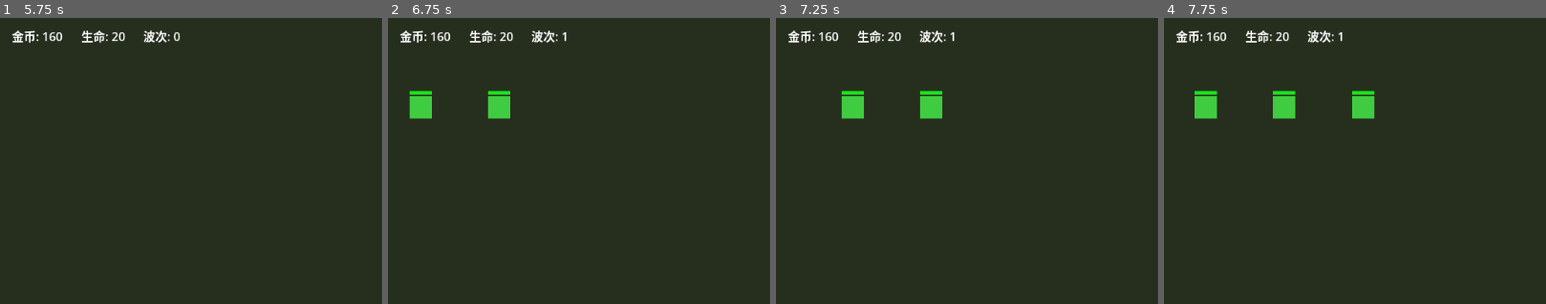
Above: before the commit, frames 1-4 (left to right).
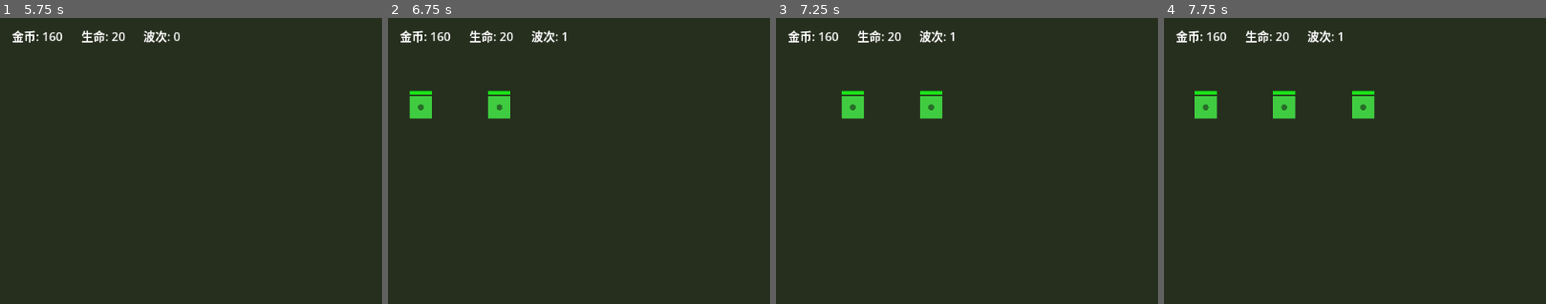
Above: after the commit, the same moments.

Repository: liang04/TowerDefense
Game: Godot game, scene res://scenes/main.tscn
Same seed, same stepped clock (60 frames per second), same inputs: the game is played once before the commit and once after it.
Inputs (mouse positions are % of the whole screen's width and height, from its top left):
- Up to frame 1 (5.75 s): click "开始游戏" at 0.5 s; tap Enter at 1.25, 4.25 s; move the mouse to (72, 45) at 1.27 s; tap P at 1.35 s; click (72, 45) at 1.42 s; tap Space at 1.52, 3.5, 3.77, 5, 5.27 s; click "重新开始" at 2 s; click "开始游戏" at 2.75 s; move the mouse to (30, 55) at 3.52 s; tap 1 at 3.6 s; click (30, 55) at 3.67 s; move the mouse to (60, 28) at 4.27 s; tap 2 at 4.35 s; click (60, 28) at 4.42 s; move the mouse to (45, 70) at 5.02 s; tap 3 at 5.1 s; click (45, 70) at 5.17 s
- Up to frame 2 (6.75 s): tap Enter at 5.75 s; move the mouse to (80, 65) at 5.77 s; tap U at 5.85 s; click (80, 65) at 5.92 s; tap Space at 6.02 s; move the mouse to (20, 35) at 6.52 s; tap X at 6.6 s; click (20, 35) at 6.67 s
- Up to frame 3 (7.25 s): tap Space at 6.77 s
- Up to frame 4 (7.75 s): move the mouse to (55, 50) at 7.27 s; tap R at 7.35 s; click (55, 50) at 7.42 s
The pictures show only the part of the screen within x 0-50%, y 0-50%; the shares and areas given below are measured in that part.

Frame 1 is identical in both runs. In frame 2, less than 0.1% of the frame differs, in the area x 7-30%, y 30-33%; in frame 3, less than 0.1%; in frame 4, less than 0.1%, in the area x 10-53%, y 30-33%.

Commit message:
Add procedural sounds and clearer shapes

Diff:
--- a/scenes/main.tscn
+++ b/scenes/main.tscn
@@ -1,8 +1,9 @@
-[gd_scene load_steps=4 format=3]
+[gd_scene load_steps=5 format=3]
 
 [ext_resource type="Script" path="res://scripts/main.gd" id="1"]
 [ext_resource type="Script" path="res://scripts/wave_spawner.gd" id="2"]
 [ext_resource type="Script" path="res://scripts/hud.gd" id="3"]
+[ext_resource type="Script" path="res://scripts/sfx.gd" id="4"]
 
 [node name="Main" type="Node2D"]
 script = ExtResource("1")
@@ -19,6 +20,9 @@
 [node name="Projectiles" type="Node2D" parent="."]
 
 [node name="Effects" type="Node2D" parent="."]
+
+[node name="Sfx" type="Node" parent="."]
+script = ExtResource("4")
 
 [node name="WaveSpawner" type="Node" parent="."]
 script = ExtResource("2")
--- a/scripts/enemy.gd
+++ b/scripts/enemy.gd
@@ -110,7 +110,6 @@
 
 ## ---- 绘制（用色块代替美术资源） ----
 func _draw() -> void:
-	var rect := Rect2(-15, -15, 30, 30)
 	var color: Color
 
 	if hp > max_hp * 0.6:
@@ -123,7 +122,20 @@
 	if _hit_flash_timer > 0.0:
 		color = color.lerp(Color.WHITE, 0.65)
 
-	draw_rect(rect, color)
+	if enemy_type == "runner":
+		var runner_shape := PackedVector2Array([
+			Vector2(0, -18), Vector2(18, 0), Vector2(0, 18), Vector2(-18, 0)
+		])
+		draw_polygon(runner_shape, PackedColorArray([color]))
+		draw_circle(Vector2(0, 0), 5.0, Color(0.12, 0.12, 0.08, 0.65))
+	elif enemy_type == "tank":
+		draw_rect(Rect2(-19, -17, 38, 34), Color(0.12, 0.1, 0.08))
+		draw_rect(Rect2(-16, -14, 32, 28), color)
+		draw_line(Vector2(-10, -3), Vector2(10, -3), Color(0.18, 0.16, 0.13), 3.0)
+	else:
+		draw_rect(Rect2(-15, -15, 30, 30), color)
+		draw_circle(Vector2(0, 0), 4.0, Color(0.08, 0.12, 0.08, 0.55))
+
 	if _slow_timer > 0.0:
 		draw_rect(Rect2(-18, -18, 36, 36), Color(0.4, 0.85, 1.0, 0.35), false, 2.0)
 
--- a/scripts/game_manager.gd
+++ b/scripts/game_manager.gd
@@ -12,6 +12,7 @@
 signal wave_completed(wave_num: int)
 signal wave_countdown(seconds_left: int)
 signal tower_selection_changed(tower_type: String)
+signal sfx_requested(sfx_name: String)
 
 ## ---- 常量 ----
 const CELL_SIZE := 80       # 网格单元像素大小
@@ -194,6 +195,7 @@
 
 func notify_enemy_killed() -> void:
 	enemies_killed += 1
+	request_sfx("kill")
 
 ## 怪物到达终点
 func lose_life(amount: int = 1) -> void:
@@ -205,13 +207,16 @@
 		lives = 0
 	lives_changed.emit(lives)
 	life_lost.emit(lives)
+	request_sfx("leak")
 	if lives <= 0:
 		is_game_over = true
+		request_sfx("game_over")
 		game_over.emit()
 
 ## 波次事件
 func notify_wave_started(wave_num: int) -> void:
 	current_wave = wave_num
+	request_sfx("wave")
 	wave_started.emit(wave_num)
 
 func notify_wave_completed(wave_num: int) -> void:
@@ -224,7 +229,11 @@
 	if is_game_over:
 		return
 	is_game_over = true
+	request_sfx("win")
 	game_won.emit()
+
+func request_sfx(sfx_name: String) -> void:
+	sfx_requested.emit(sfx_name)
 
 func reset_game() -> void:
 	gold = STARTING_GOLD
--- a/scripts/main.gd
+++ b/scripts/main.gd
@@ -114,6 +114,7 @@
 		return
 
 	_selected_tower.call("upgrade")
+	GameManager.request_sfx("upgrade")
 	hud.call("show_tower_details", _selected_tower)
 	queue_redraw()
 
@@ -124,6 +125,7 @@
 
 	var refund := int(_selected_tower.call("get_sell_value"))
 	GameManager.add_gold(refund)
+	GameManager.request_sfx("sell")
 	GameManager.remove_tower(_selected_cell.x, _selected_cell.y)
 	_selected_tower.queue_free()
 	_selected_tower = null
@@ -182,12 +184,19 @@
 			GameManager.CELL_SIZE
 		)
 		draw_rect(rect, Color(0.35, 0.28, 0.2))  # 泥土色路径
+		draw_rect(rect.grow(-3), Color(0.42, 0.34, 0.23, 0.65), false, 2.0)
 
 	# 绘制路径点连线（辅助线）
 	if GameManager.path_points.size() > 1:
 		for i in range(GameManager.path_points.size() - 1):
 			draw_line(GameManager.path_points[i], GameManager.path_points[i + 1],
 					  Color(0.5, 0.4, 0.25, 0.6), 3.0)
+
+		var start_point := GameManager.path_points[0]
+		var end_point := GameManager.path_points[GameManager.path_points.size() - 1]
+		draw_circle(start_point, 14.0, Color(0.3, 0.8, 0.35, 0.95))
+		draw_circle(end_point, 16.0, Color(0.9, 0.2, 0.18, 0.95))
+		draw_arc(end_point, 24.0, 0.0, TAU, 32, Color(1.0, 0.35, 0.25, 0.75), 3.0)
 
 func _draw_hover() -> void:
 	# 鼠标悬停高亮
--- a/scripts/projectile.gd
+++ b/scripts/projectile.gd
@@ -42,6 +42,7 @@
 		_target.call("take_damage", damage)
 		if slow_duration > 0.0 and _target.has_method("apply_slow"):
 			_target.call("apply_slow", slow_multiplier, slow_duration)
+		GameManager.request_sfx("hit")
 
 	_spawn_hit_effect()
 	queue_free()
--- /dev/null
+++ b/scripts/sfx.gd
@@ -0,0 +1,72 @@
+extends Node
+
+const MIX_RATE := 22050
+
+var _profiles: Dictionary = {
+	"shoot": {"frequency": 760.0, "duration": 0.055, "volume": 0.28},
+	"hit": {"frequency": 360.0, "duration": 0.07, "volume": 0.22},
+	"kill": {"frequency": 920.0, "duration": 0.11, "volume": 0.24},
+	"leak": {"frequency": 150.0, "duration": 0.18, "volume": 0.3},
+	"wave": {"frequency": 520.0, "duration": 0.16, "volume": 0.22},
+	"upgrade": {"frequency": 1040.0, "duration": 0.13, "volume": 0.24},
+	"sell": {"frequency": 300.0, "duration": 0.1, "volume": 0.2},
+	"win": {"frequency": 880.0, "duration": 0.28, "volume": 0.26},
+	"game_over": {"frequency": 95.0, "duration": 0.32, "volume": 0.32},
+}
+var _active_players: Array[AudioStreamPlayer] = []
+
+func _ready() -> void:
+	GameManager.sfx_requested.connect(_on_sfx_requested)
+
+func _on_sfx_requested(sfx_name: String) -> void:
+	if not (sfx_name in _profiles):
+		return
+
+	var profile: Dictionary = _profiles[sfx_name]
+	var stream := _make_tone(
+		float(profile["frequency"]),
+		float(profile["duration"]),
+		float(profile["volume"])
+	)
+	var player := AudioStreamPlayer.new()
+	player.stream = stream
+	player.volume_db = -8.0
+	add_child(player)
+	_active_players.append(player)
+	player.finished.connect(func() -> void:
+		_active_players.erase(player)
+		player.queue_free()
+	)
+	player.play()
+
+func _exit_tree() -> void:
+	for player in _active_players:
+		if is_instance_valid(player):
+			player.stop()
+			player.queue_free()
+	_active_players.clear()
+
+func _make_tone(frequency: float, duration: float, volume: float) -> AudioStreamWAV:
+	var sample_count := int(float(MIX_RATE) * duration)
+	var bytes := PackedByteArray()
+	bytes.resize(sample_count * 2)
+
+	for i in range(sample_count):
+		var t := float(i) / float(MIX_RATE)
+		var fade_in := clampf(t / 0.01, 0.0, 1.0)
+		var fade_out := clampf((duration - t) / 0.04, 0.0, 1.0)
+		var envelope := minf(fade_in, fade_out)
+		var sample := sin(TAU * frequency * t) * volume * envelope
+		var value := int(clampf(sample, -1.0, 1.0) * 32767.0)
+		if value < 0:
+			value += 65536
+
+		bytes[i * 2] = value & 0xff
+		bytes[i * 2 + 1] = (value >> 8) & 0xff
+
+	var stream := AudioStreamWAV.new()
+	stream.format = AudioStreamWAV.FORMAT_16_BITS
+	stream.mix_rate = MIX_RATE
+	stream.stereo = false
+	stream.data = bytes
+	return stream
--- a/scripts/tower.gd
+++ b/scripts/tower.gd
@@ -86,6 +86,7 @@
 	var projectile := _projectile_scene.instantiate()
 	projectiles_container.add_child(projectile)
 	projectile.call("setup", global_position, target, attack_damage, slow_multiplier, slow_duration, body_color)
+	GameManager.request_sfx("shoot")
 	_shot_flash_timer = 0.12
 
 func _get_projectiles_container() -> Node:
@@ -153,12 +154,27 @@
 
 ## ---- 绘制（用色块代替美术资源） ----
 func _draw() -> void:
-	# 塔身（蓝色方块）
-	var rect := Rect2(-25, -25, 50, 50)
 	var draw_color := body_color if _shot_flash_timer <= 0.0 else Color(1.0, 0.9, 0.25)
-	draw_rect(rect, draw_color)
-	draw_rect(Rect2(-12, -35, 24, 14), Color(0.12, 0.18, 0.35))
-	draw_circle(Vector2(0, 0), 5.0 + float(level) * 2.0, Color(1, 1, 1, 0.75))
+	draw_circle(Vector2.ZERO, 28.0, Color(0.07, 0.09, 0.11))
+
+	if tower_type == "cannon":
+		draw_circle(Vector2.ZERO, 23.0, draw_color)
+		draw_rect(Rect2(-8, -38, 16, 38), Color(0.12, 0.12, 0.13))
+		draw_circle(Vector2(0, -34), 7.0, Color(0.06, 0.06, 0.07))
+	elif tower_type == "frost":
+		var points := PackedVector2Array([
+			Vector2(0, -30), Vector2(28, 0), Vector2(0, 30), Vector2(-28, 0)
+		])
+		draw_polygon(points, PackedColorArray([draw_color]))
+		draw_arc(Vector2.ZERO, 18.0, 0, TAU, 6, Color(0.8, 1.0, 1.0, 0.9), 3.0)
+	else:
+		draw_rect(Rect2(-22, -18, 44, 38), draw_color)
+		var arrow_head := PackedVector2Array([
+			Vector2(0, -36), Vector2(24, -12), Vector2(-24, -12)
+		])
+		draw_polygon(arrow_head, PackedColorArray([Color(0.12, 0.18, 0.35)]))
+
+	draw_circle(Vector2(0, 0), 5.0 + float(level) * 2.0, Color(1, 1, 1, 0.78))
 
 	draw_arc(Vector2.ZERO, attack_range, 0, TAU, 64, Color(0.35, 0.55, 1.0, 0.18), 1.0)
 
Not shown, changed: docs/game_design.md
